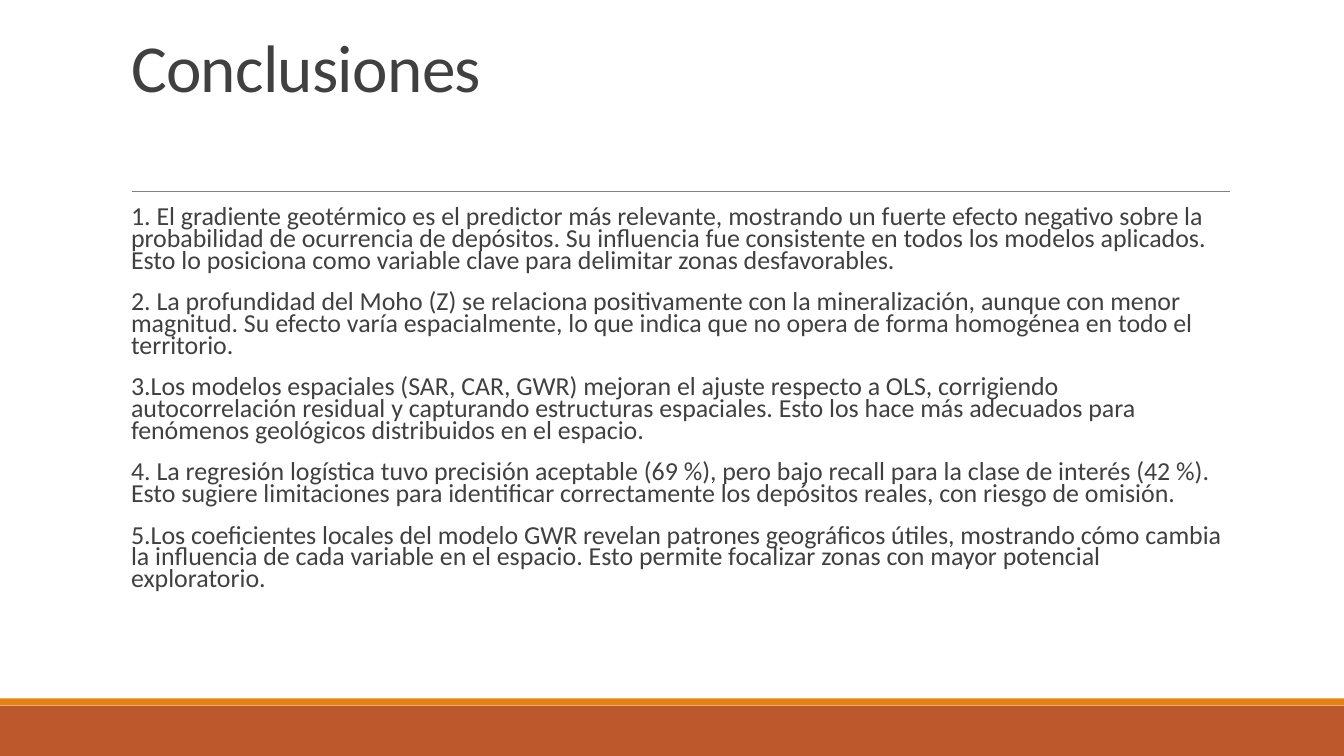
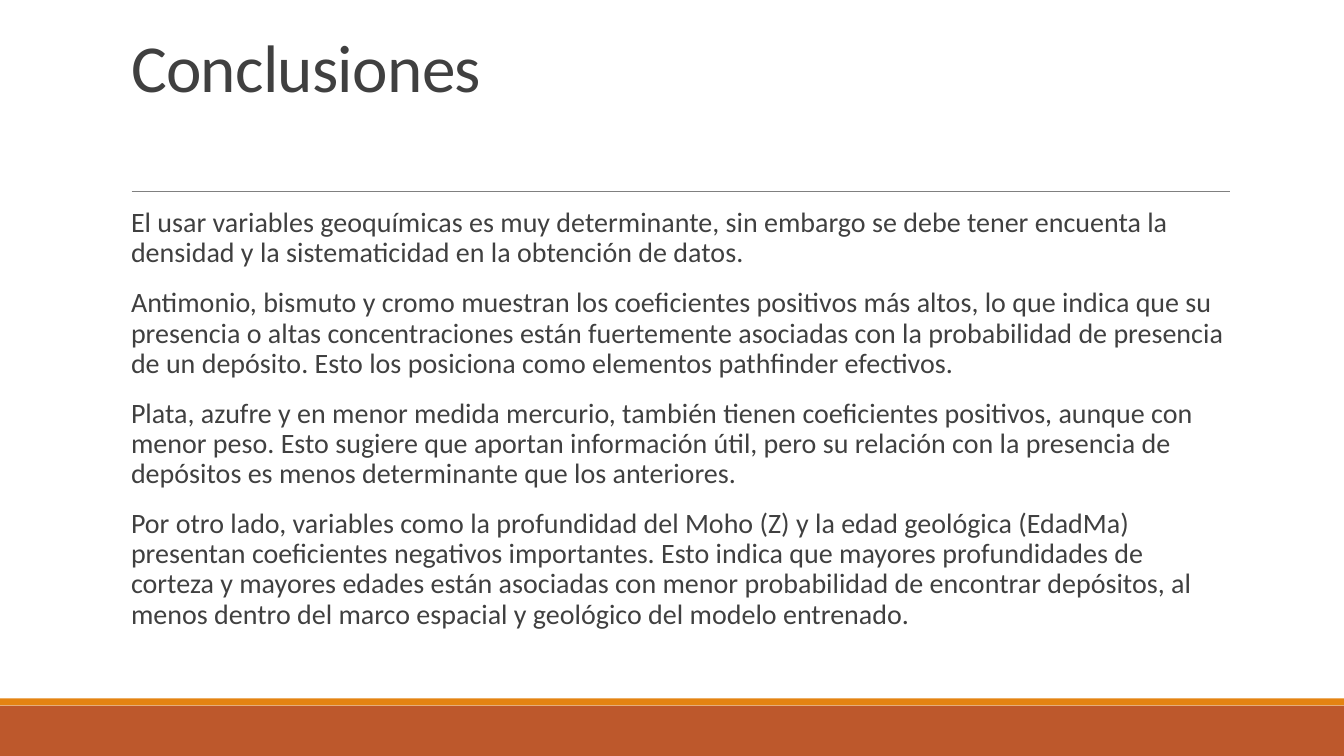
Before and after one commit to Santiagocruz97/AGE, a slide deck: slide 29 of Estudio de la distribución espacial de depósitos Ígneo.pptx. Drawn at 1344x756 pixels with LibreOffice and Linux fonts; fonts in the diff are those of the drawing. Boxes give left, top, right and bottom in pixels: in the first picture for what was removed or moved away, otherwise in the second. Text is boxed around its words. In the diff, an @@ line names an element or a change of style, - is before the commit and + after.

```diff
--- a/Estudio de la distribución espacial de depósitos Ígneo.pptx
+++ b/Estudio de la distribución espacial de depósitos Ígneo.pptx
@@ text at [131,212,1223,629]: text changed; size 18.5 to 20 pt @@
-  1. El gradiente geotérmico es el predictor más relevante, mostrando un fuerte efecto negativo sobre la probabilidad de ocurrencia de depósitos. Su influencia fue consistente en todos los modelos aplicados. Esto lo posiciona como variable clave para delimitar zonas desfavorables.
-  2. La profundidad del Moho (Z) se relaciona positivamente con la mineralización, aunque con menor magnitud. Su efecto varía espacialmente, lo que indica que no opera de forma homogénea en todo el territorio.
-  3.Los modelos espaciales (SAR, CAR, GWR) mejoran el ajuste respecto a OLS, corrigiendo autocorrelación residual y capturando estructuras espaciales. Esto los hace más adecuados para fenómenos geológicos distribuidos en el espacio.
-  4. La regresión logística tuvo precisión aceptable (69 %), pero bajo recall para la clase de interés (42 %). Esto sugiere limitaciones para identificar correctamente los depósitos reales, con riesgo de omisión.
-  5.Los coeficientes locales del modelo GWR revelan patrones geográficos útiles, mostrando cómo cambia la influencia de cada variable en el espacio. Esto permite focalizar zonas con mayor potencial exploratorio.
+  El usar variables geoquímicas es muy determinante, sin embargo se debe tener encuenta la densidad y la sistematicidad en la obtención de datos.
+  Antimonio, bismuto y cromo muestran los coeficientes positivos más altos, lo que indica que su presencia o altas concentraciones están fuertemente asociadas con la probabilidad de presencia de un depósito. Esto los posiciona como elementos pathfinder efectivos.
+  Plata, azufre y en menor medida mercurio, también tienen coeficientes positivos, aunque con menor peso. Esto sugiere que aportan información útil, pero su relación con la presencia de depósitos es menos determinante que los anteriores.
+  Por otro lado, variables como la profundidad del Moho (Z) y la edad geológica (EdadMa) presentan coeficientes negativos importantes. Esto indica que mayores profundidades de corteza y mayores edades están asociadas con menor probabilidad de encontrar depósitos, al menos dentro del marco espacial y geológico del modelo entrenado.
```
Also in this commit, not shown: 2 other slides changed.
